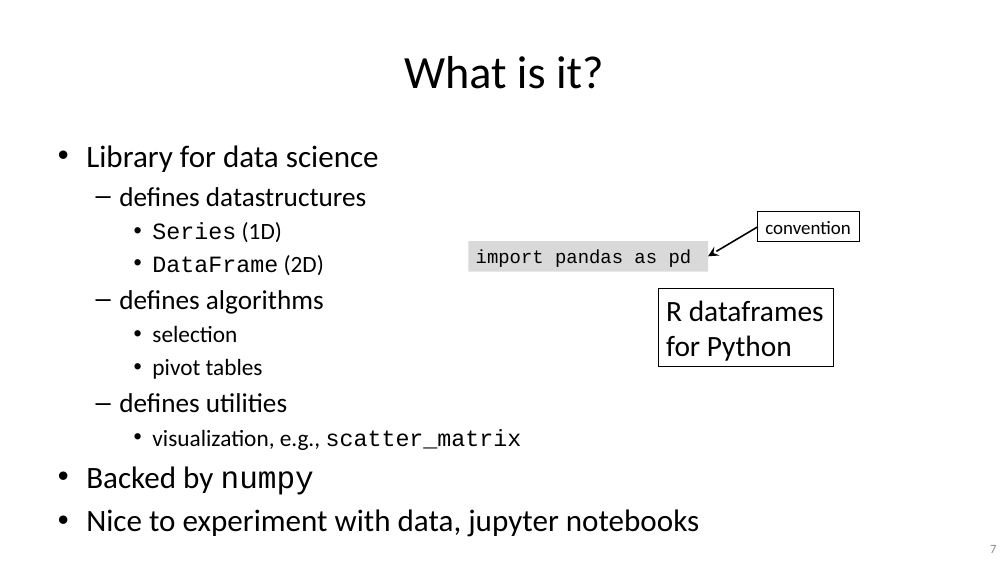
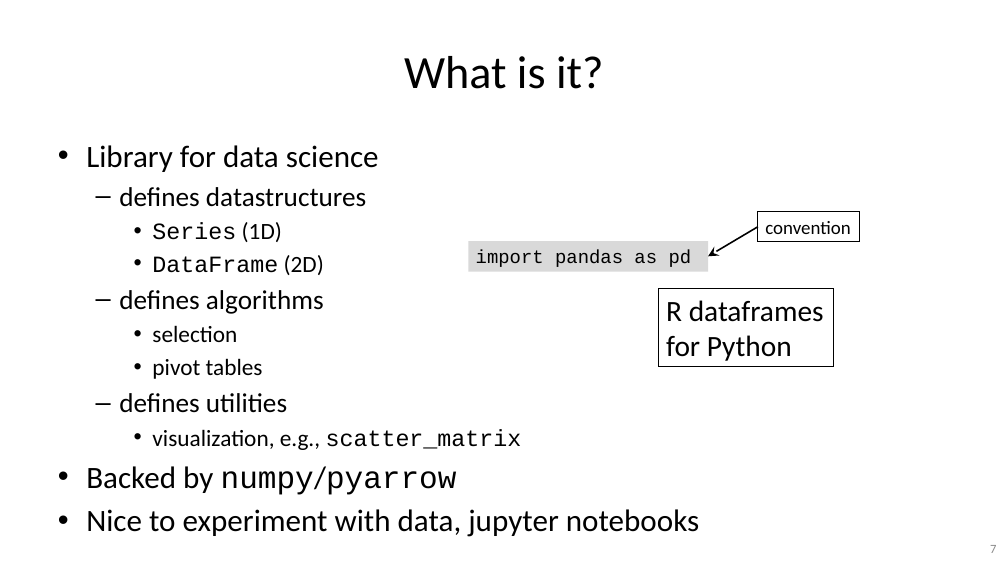
Before and after one commit to gjbex/Python-for-data-science, a slide deck: slide 7 of python_for_data_science.pptx. Drawn at 1008x567 pixels with LibreOffice and Linux fonts; fonts in the diff are those of the drawing. Boxes give left, top, right and bottom in pixels: in the first picture for what was removed or moved away, otherwise in the second. Text is boxed around its words. In the diff, an @@ line names an element or a change of style, - is before the commit and + after.

Commit message:
Add pyarrow as column storage

```diff
--- a/python_for_data_science.pptx
+++ b/python_for_data_science.pptx
@@ text at (x1=86, y1=466, x2=457, y2=495): text changed; font Calibri to Courier New @@
-• Backed by numpy
+• Backed by numpy/pyarrow
```
